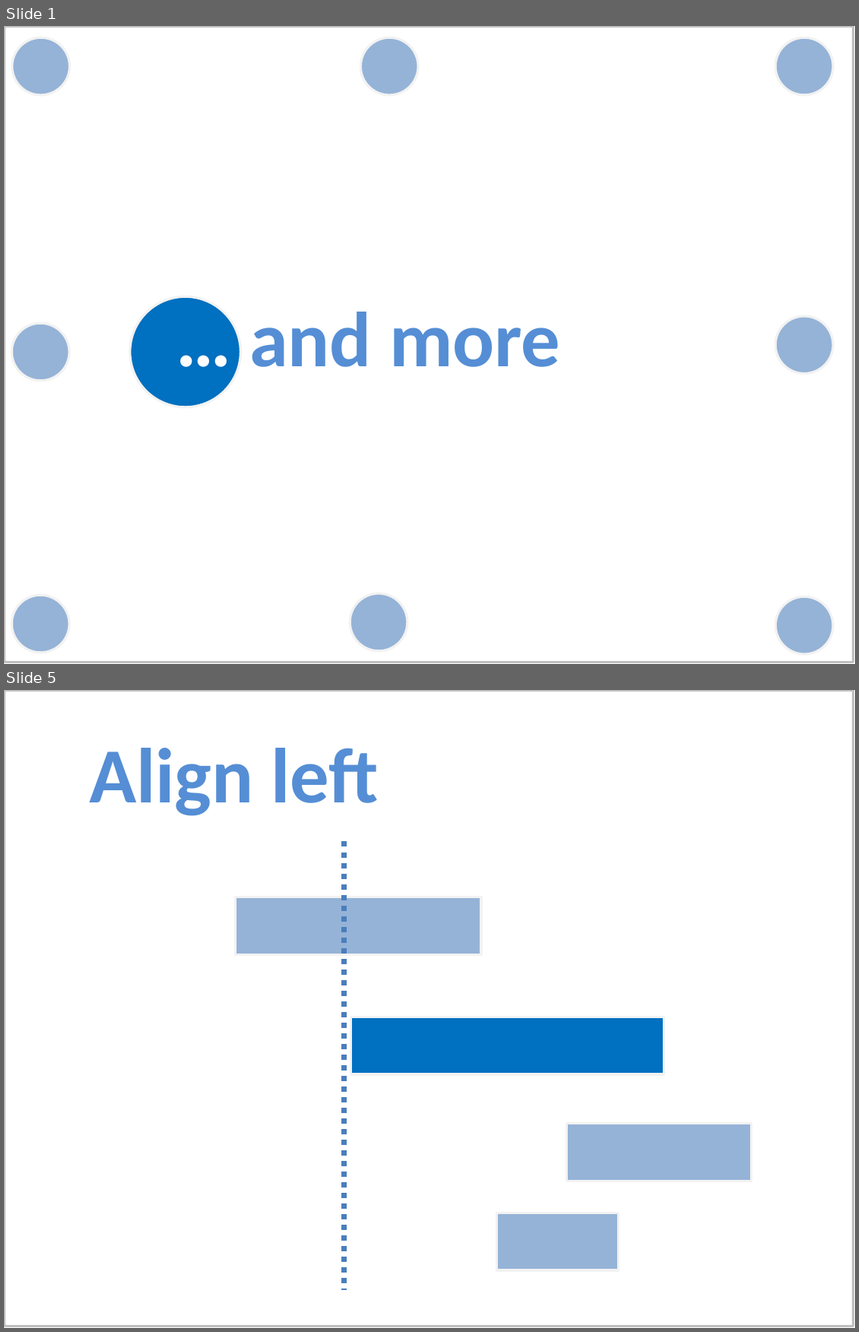
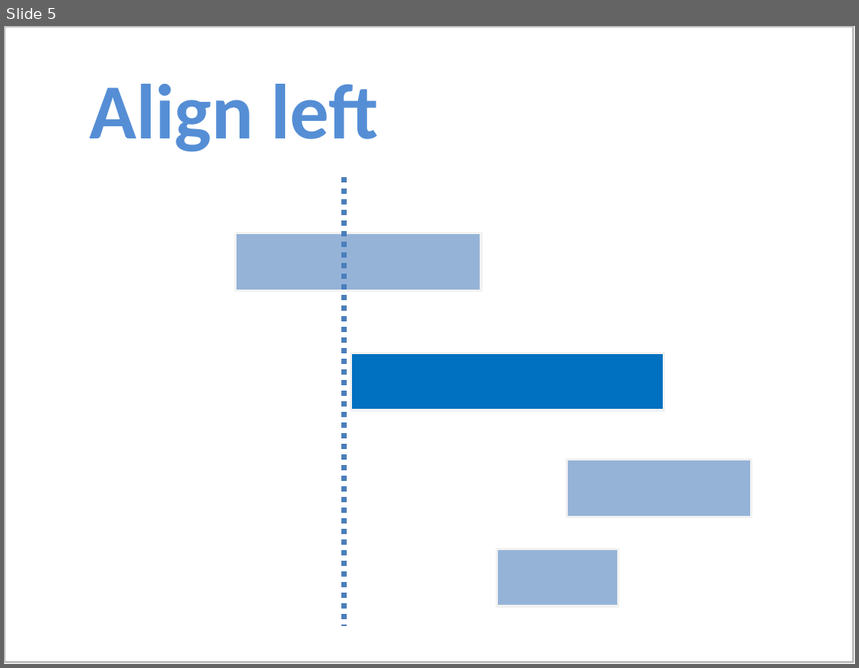
Before and after one commit to PowerPointLabs/PowerPointLabs, a slide deck: doc/PositionsLab gif.pptx. Shown one above the other, each under a label of ours: slides 1 and 5 before the commit, slide 5 after it; the slides between them are not shown. The pictures are 859x1332 and 859x668 pixels, drawn with LibreOffice and Linux fonts; fonts in the diff are those of the drawing. Boxes give left, top, right and bottom in pixels: in the first picture for what was removed or moved away, otherwise in the second. Text is boxed around its words. In the diff, an @@ line names an element or a change of style, - is before the commit and + after.

```diff
--- a/doc/PositionsLab gif.pptx
+++ b/doc/PositionsLab gif.pptx
@@ slide 1 removed at box(4, 26, 855, 664), background #FFFFFF; not listed: 1 template element that a slide beside it also shows @@
@@ ellipse removed at box(4, 26, 82, 107) @@
@@ ellipse removed at box(349, 26, 430, 107) @@
@@ ellipse removed at box(773, 35, 837, 98) @@
@@ ellipse removed at box(130, 297, 240, 408) @@
@@ ellipse removed at box(4, 313, 79, 391) @@
@@ text removed at box(249, 312, 561, 367) @@
-… and more
@@ ellipse removed at box(773, 313, 837, 377) @@
@@ ellipse removed at box(4, 585, 79, 663) @@
@@ ellipse removed at box(338, 583, 418, 663) @@
@@ ellipse removed at box(765, 586, 845, 664) @@
```
Also in this commit, not shown: 1 slide added, 7 other files.
